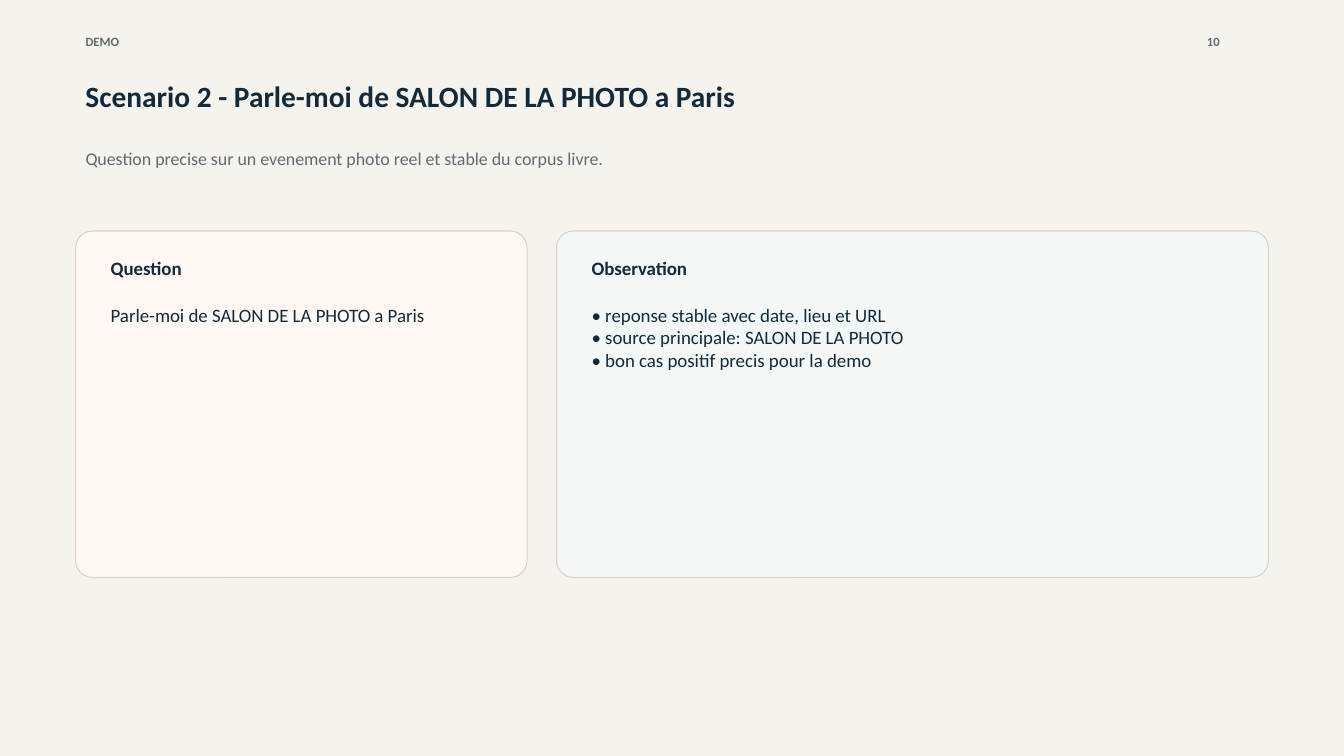
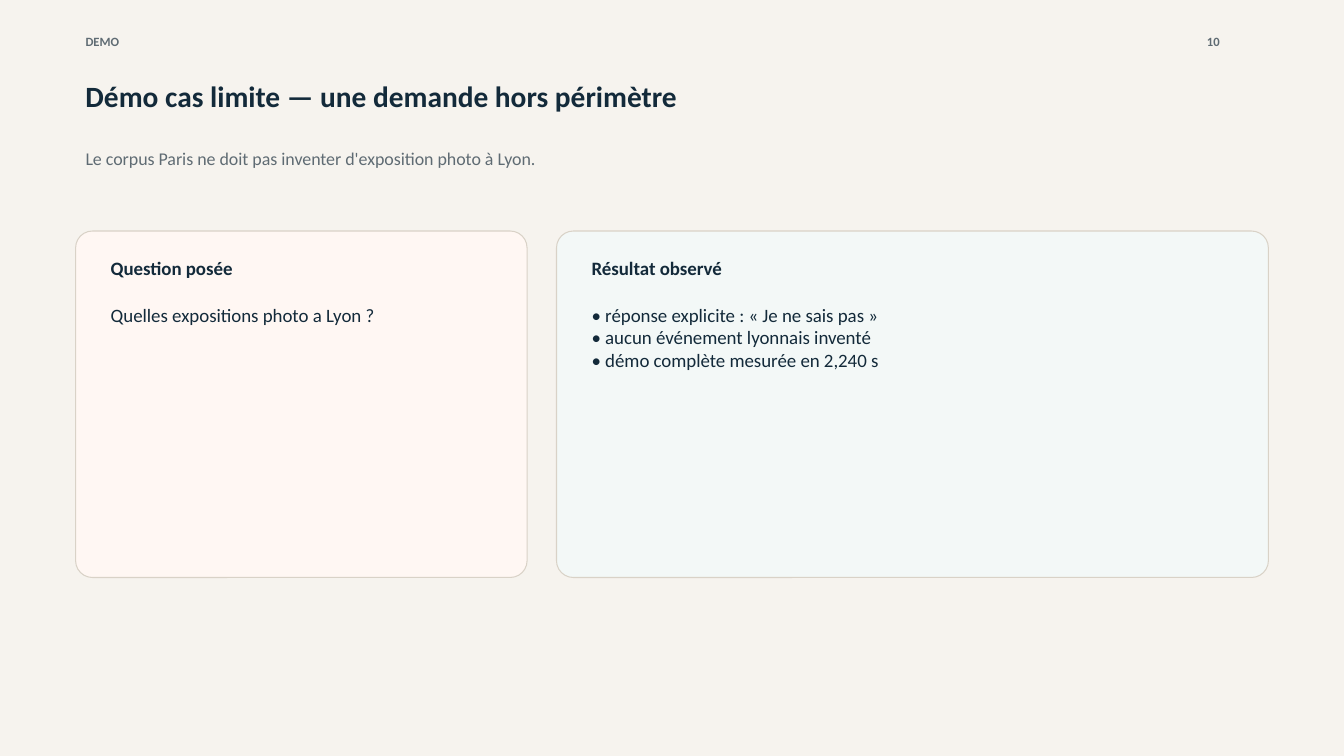
Before and after one commit to hgbe-GH/Projet7, a slide deck: slide 10 of outputs/openagenda-rag-soutenance.pptx. Drawn at 1344x756 pixels with LibreOffice and Linux fonts; fonts in the diff are those of the drawing. Boxes give left, top, right and bottom in pixels: in the first picture for what was removed or moved away, otherwise in the second. Text is boxed around its words. In the diff, an @@ line names an element or a change of style, - is before the commit and + after.

```diff
--- a/outputs/openagenda-rag-soutenance.pptx
+++ b/outputs/openagenda-rag-soutenance.pptx
@@ text at (x1=85, y1=86, x2=677, y2=112): text changed @@
-Scenario 2 - Parle-moi de SALON DE LA PHOTO a Paris
+Démo cas limite — une demande hors périmètre
@@ text at (x1=86, y1=152, x2=536, y2=168): text changed @@
-Question precise sur un evenement photo reel et stable du corpus livre.
+Le corpus Paris ne doit pas inventer d'exposition photo à Lyon.
@@ text at (x1=111, y1=262, x2=233, y2=278): text changed @@
-Question
+Question posée
@@ text at (x1=592, y1=261, x2=722, y2=275): text changed @@
-Observation
+Résultat observé
@@ text at (x1=111, y1=309, x2=361, y2=325): text changed @@
-Parle-moi de SALON DE LA PHOTO a Paris
+Quelles expositions photo a Lyon ?
@@ text at (x1=605, y1=309, x2=878, y2=370): text changed @@
-• reponse stable avec date, lieu et URL
-• source principale: SALON DE LA PHOTO
-• bon cas positif precis pour la demo
+• réponse explicite : « Je ne sais pas »
+• aucun événement lyonnais inventé
+• démo complète mesurée en 2,240 s
```
Also in this commit, not shown: 5 other slides changed, 2 slides added, 2 slides removed, 1 other file.
